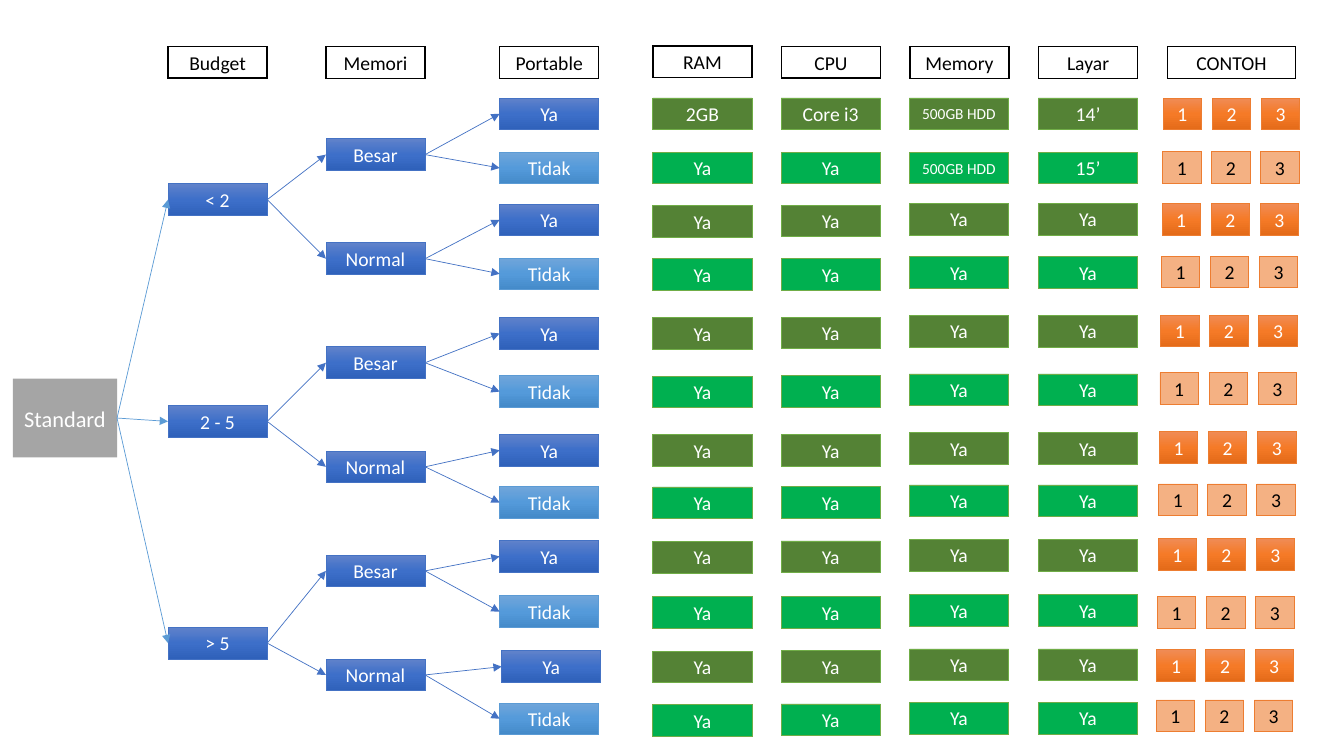
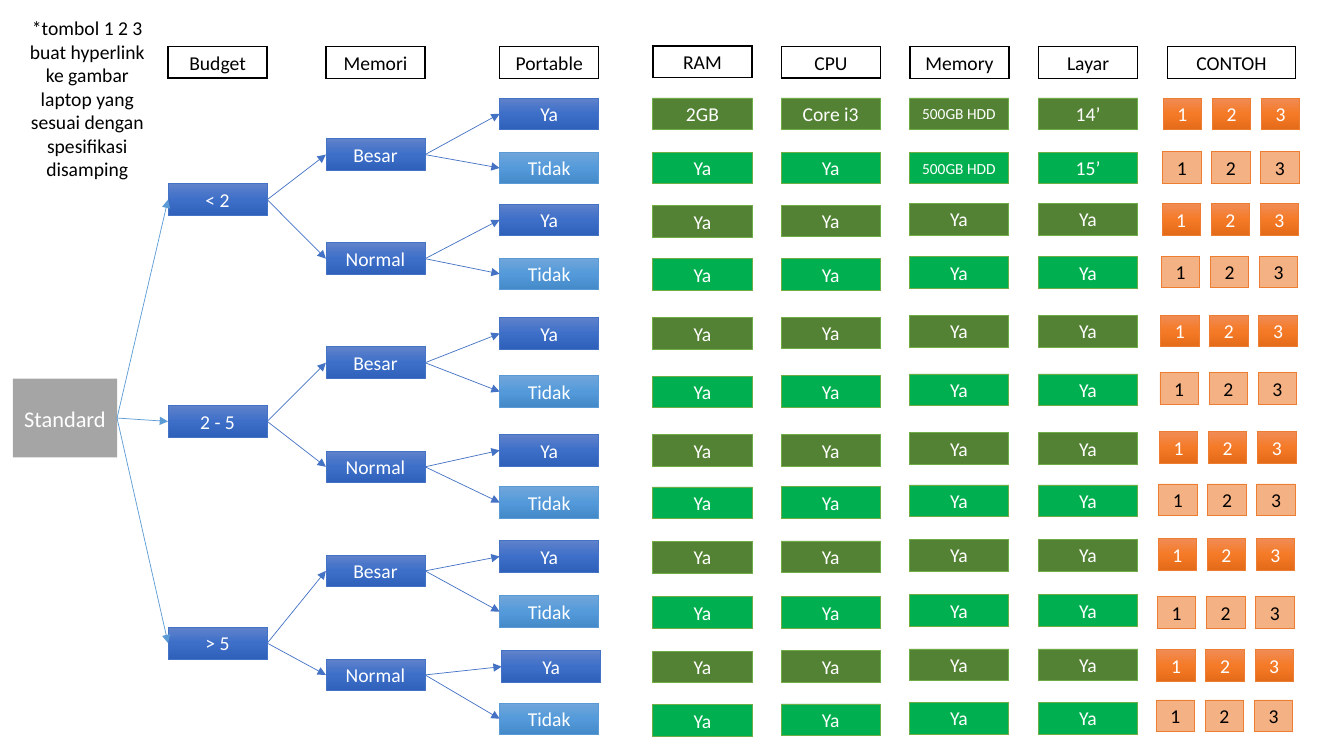
Before and after one commit to R124L-Tech/rekomendasi-laptop, a slide deck: slide 2 of rules/Rules.pptx. Drawn at 1344x756 pixels with LibreOffice and Linux fonts; fonts in the diff are those of the drawing. Boxes give left, top, right and bottom in pixels: in the first picture for what was removed or moved away, otherwise in the second. Text is boxed around its words. In the diff, an @@ line names an element or a change of style, - is before the commit and + after.

```diff
--- a/rules/Rules.pptx
+++ b/rules/Rules.pptx
@@ text added at (x1=30, y1=21, x2=145, y2=180), 14 pt, text #000000 @@
+*tombol 1 2 3 buat hyperlink ke gambar laptop yang sesuai dengan spesifikasi disamping
```
Also in this commit, not shown: 2 slides added, 2 other files.
